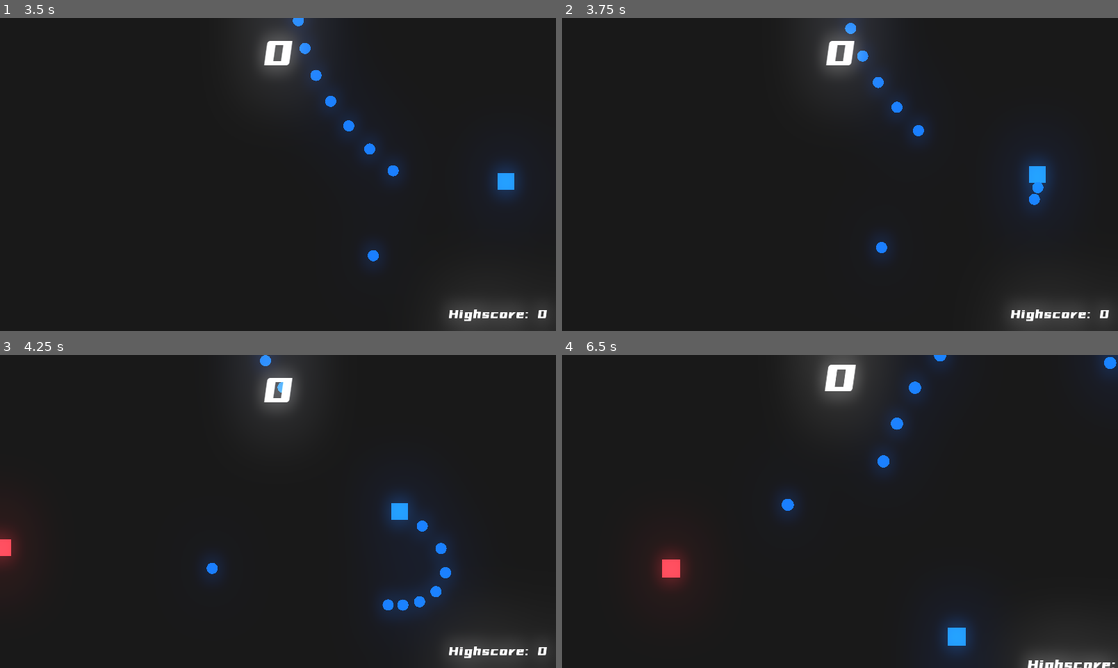
Above: before the commit, frames 1-4 (two rows, left to right).
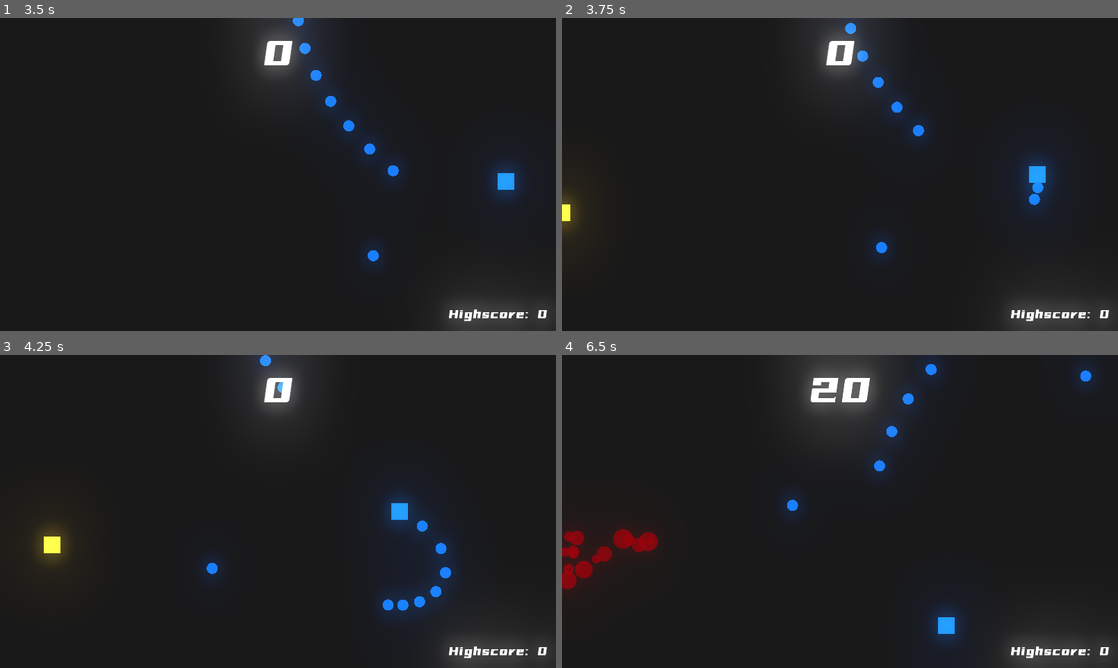
Above: after the commit, the same moments.

Repository: bakneko/WaveShooter
Game: Godot game, scene res://scenes/Arena.tscn
The game is run twice, just before and just after one commit, with the same random seed, the same clock (stepped at 60 frames per second) and the same inputs.
Inputs (mouse positions are in pixels of both pictures, inside the frame that each line leads up to):
- Up to frame 1 (3.5 s): tap Enter at 0.5 s; move the mouse to (400, 158) at 0.52 s; press the mouse at (400, 158) at 0.53 s; hold D (move_right) 0.53-1.28 s; move the mouse to (166, 190) at 1.27 s; release the mouse at (166, 190) at 1.28 s; hold S (move_down) 1.28-2.03 s; click (166, 190) at 1.35 s; move the mouse to (333, 105) at 2.02 s; press the mouse at (333, 105) at 2.03 s; hold D (move_right) 2.03-2.78 s; move the mouse to (250, 237) at 2.77 s; release the mouse at (250, 237) at 2.78 s; hold W (move_up) from 2.78 s (still down); click (250, 237) at 2.85 s
- Up to frame 2 (3.75 s): move the mouse to (1006, 221) at 3.52 s; release W (move_up) at 3.53 s; press the mouse at (1006, 221) at 3.53 s; hold A (move_left) from 3.53 s (still down)
- Up to frame 3 (4.25 s): keep holding A (move_left)
- Up to frame 4 (6.5 s): move the mouse to (673, 464) at 4.27 s; release the mouse at (673, 464) at 4.28 s; click (673, 464) at 4.35 s; move the mouse to (867, 511) at 5.02 s; release A (move_left) at 5.03 s; press the mouse at (867, 511) at 5.03 s; hold S (move_down) 5.03-5.78 s; move the mouse to (756, 433) at 5.77 s; release the mouse at (756, 433) at 5.78 s; hold D (move_right) from 5.78 s (still down); click (756, 433) at 5.85 s

Frame 1 is identical in both runs. In frame 2, 0.4% of the frame differs, in the area x 0-4%, y 55-70%; in frame 3, 0.9%; in frame 4, 4.8%, in the area x 0-100%, y 0-100%.

Commit message:
Random with weight

Diff:
--- a/scripts/Arena.gd
+++ b/scripts/Arena.gd
@@ -17,11 +17,8 @@
 	while enemy_position.x < 640 and enemy_position.x > -80 and enemy_position.y < 360 and enemy_position.y  > -45:
 		enemy_position = Vector2(rand_range(-160,670), rand_range(-90,390))
 
-	# 0-2
-	# random a index to generate.
-	# ToDo : 其实应该增加生成权重
-	var enemy_index = randi() % enemies.size()
-	Global.instance_node(enemies[enemy_index], enemy_position, self)
+	# random with weight.
+	Global.instance_node(enemies[Global.random_weight([5,3,2])], enemy_position, self)
 	pass
 
 
--- a/scripts/Global.gd
+++ b/scripts/Global.gd
@@ -14,3 +14,23 @@
 	parent.add_child(node_instance)
 	node_instance.global_position = location
 	return node_instance
+
+# 权重生成
+# 传入权重列表，返回随机出来的数在权重列表中的位置
+func random_weight(weights):
+	var total_weight = 0
+	# 计算权重列表的总和
+	for i in weights:
+		total_weight += i
+	# 生成一个从1到total_weight的随机数
+	var random = randi() % total_weight + 1
+	# 从0到weights.size() - 1进行循环
+	# !!!注意range(a, b)是从a 到 b - 1
+	var current = 0
+	for i in range(0, weights.size()):
+		current += weights[i]
+		if random - current <= 0:
+			# 属于当前的组
+			return i
+		else:
+			continue
